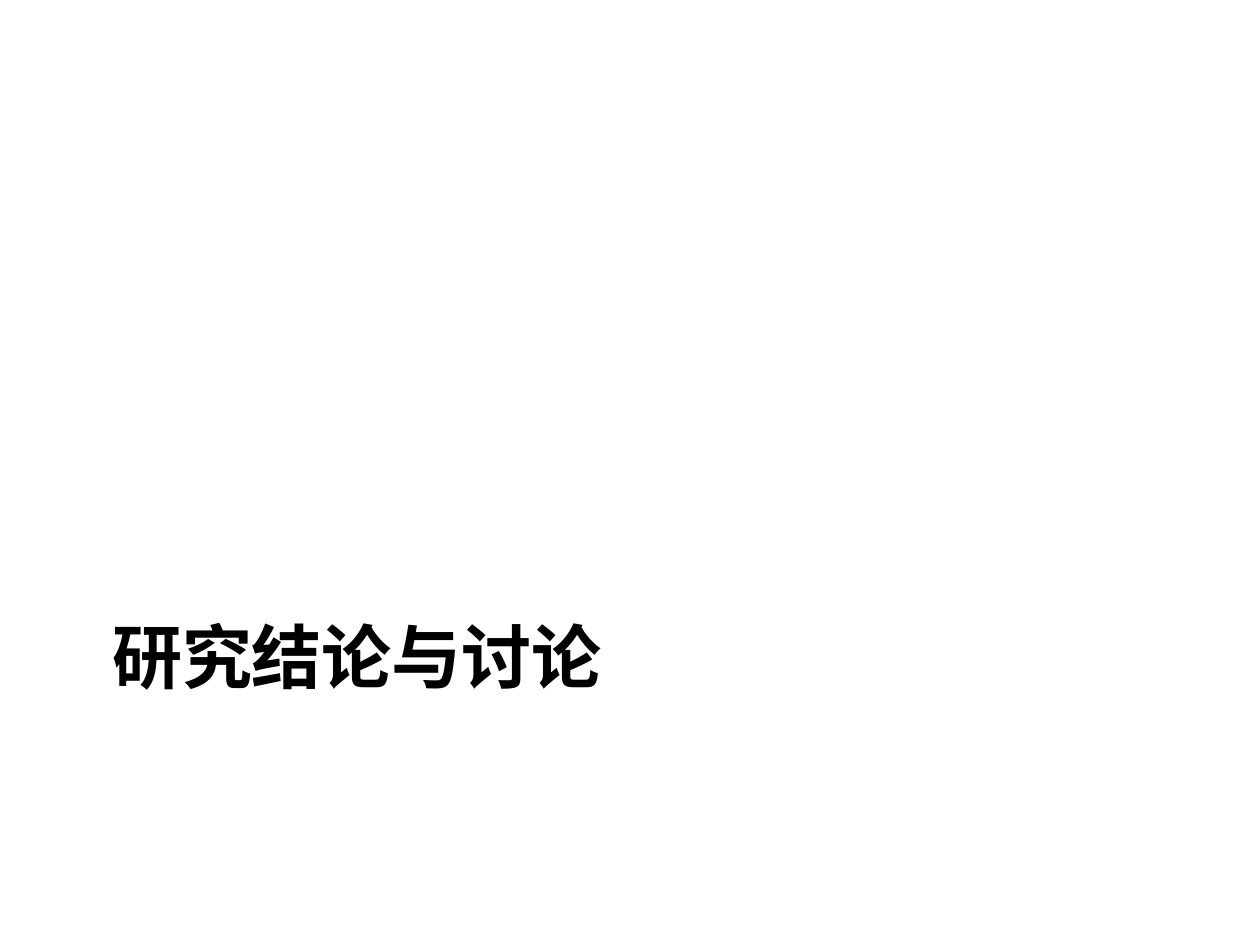
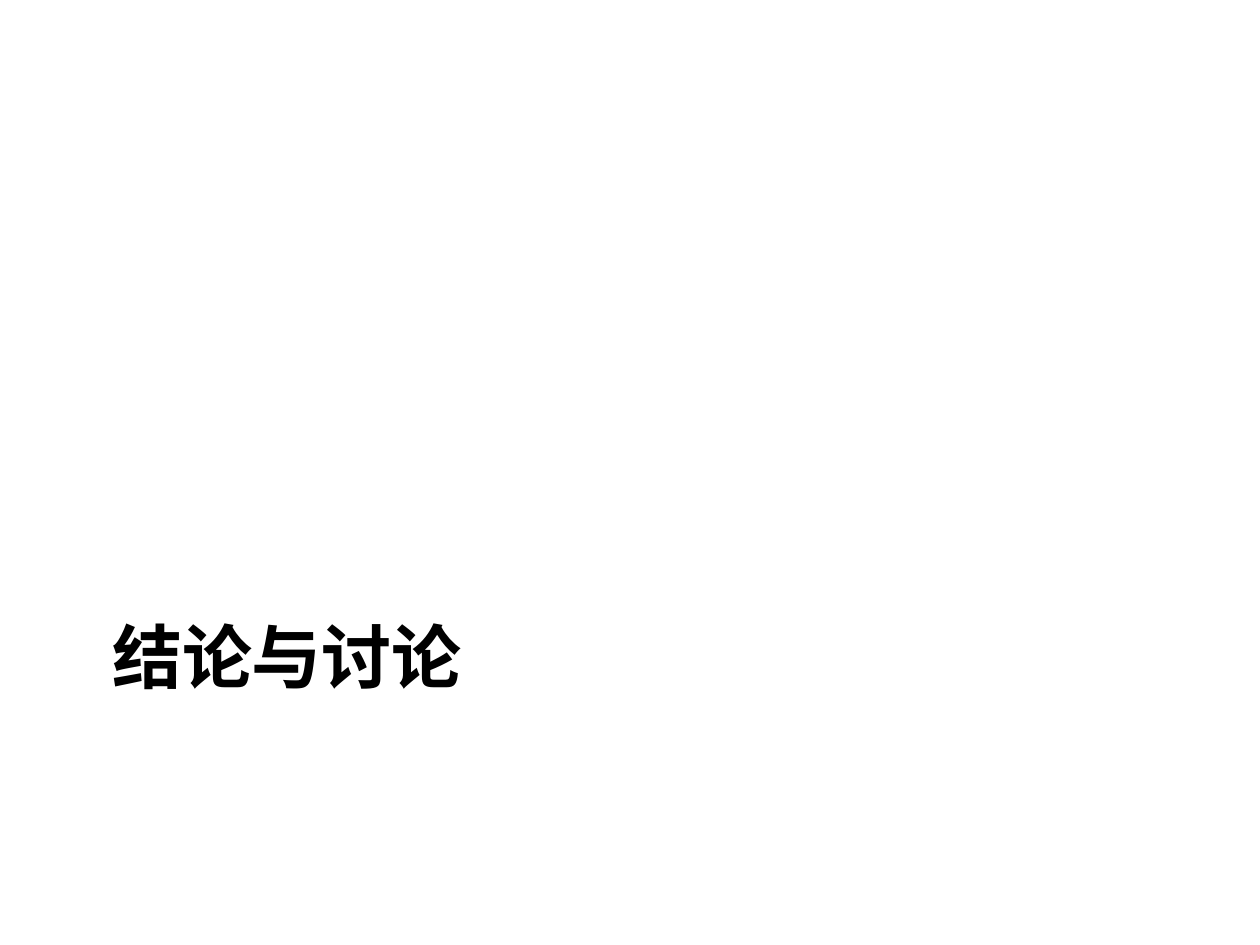
Before and after one commit to Nookleptia/qianmen3d, a slide deck: slide 37 of 毕设文件/毕设提纲.ppt. Drawn at 1260x945 pixels with LibreOffice and Linux fonts; fonts in the diff are those of the drawing. Boxes give left, top, right and bottom in pixels: in the first picture for what was removed or moved away, otherwise in the second. Text is boxed around its words. In the diff, an @@ line names an element or a change of style, - is before the commit and + after.

```diff
--- a/毕设文件/毕设提纲.ppt
+++ b/毕设文件/毕设提纲.ppt
@@ title at (112, 623, 462, 690): text changed @@
-研究结论与讨论
+结论与讨论
```
Also in this commit, not shown: 1 other slide changed, 1 other file.
